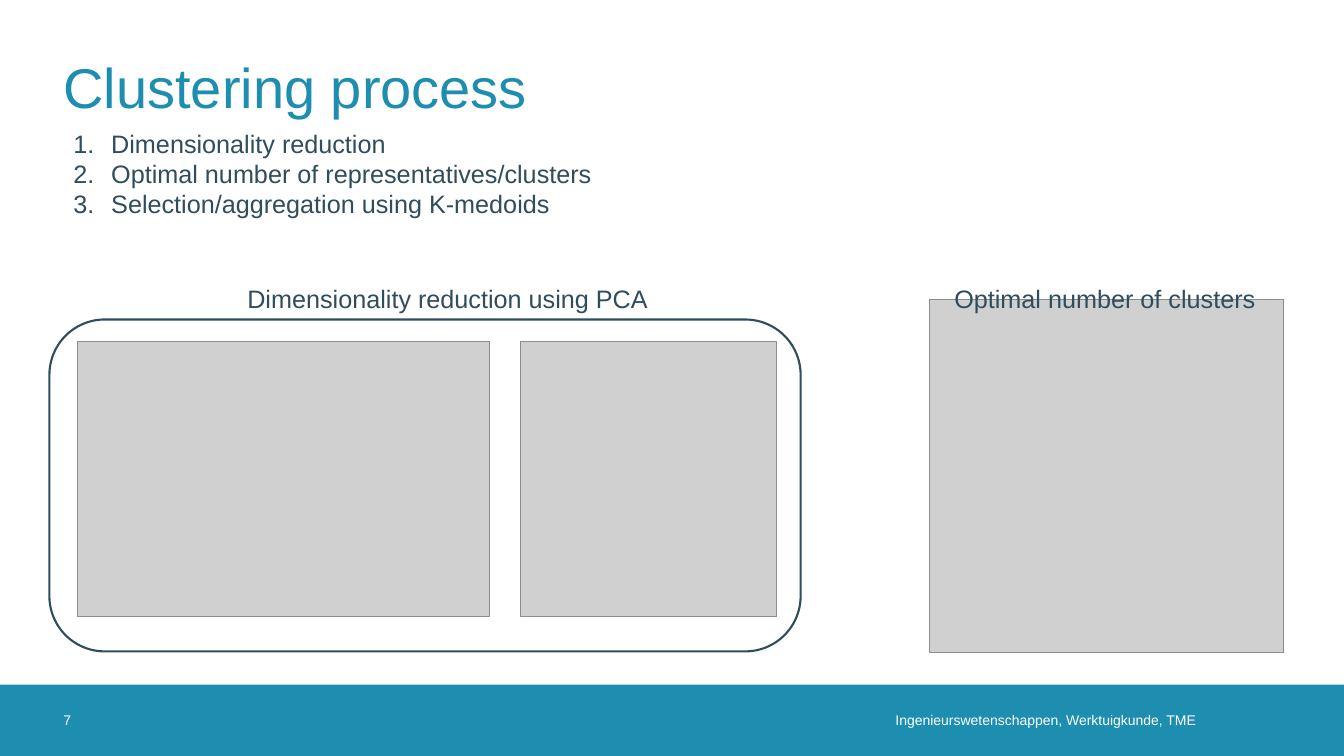
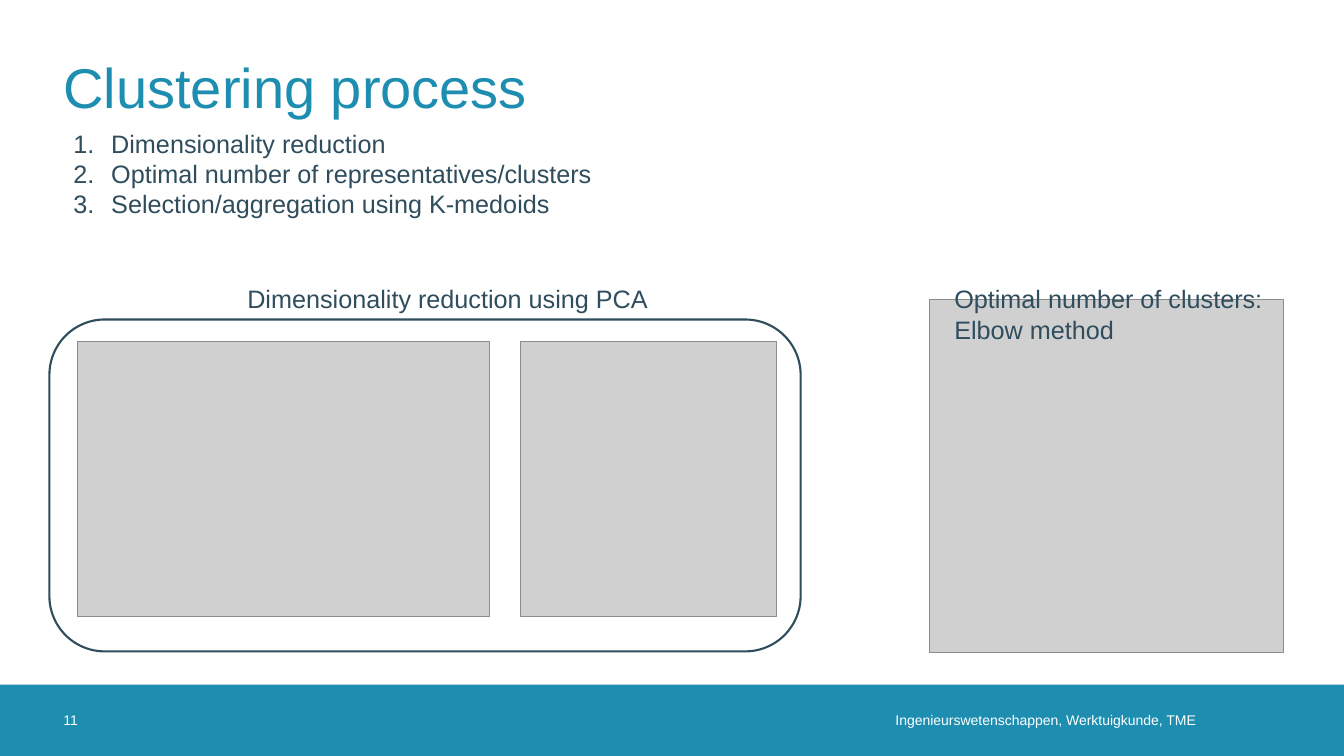
Before and after one commit to erikfilias/JointResearch, a slide deck: slide 11 of 02. Presentations/PresentationGroup.pptx (slide 7 before the commit). Drawn at 1344x756 pixels with LibreOffice and Linux fonts; fonts in the diff are those of the drawing; grey boxes stand for pictures; background and template pictures are left out. Boxes give left, top, right and bottom in pixels: in the first picture for what was removed or moved away, otherwise in the second. Text is boxed around its words. In the diff, an @@ line names an element or a change of style, - is before the commit and + after.

```diff
--- a/02. Presentations/PresentationGroup.pptx
+++ b/02. Presentations/PresentationGroup.pptx
@@ text at bbox=[954, 288, 1262, 339]: text changed @@
-Optimal number of clusters
+Optimal number of clusters:
+Elbow method
@@ page number at bbox=[63, 715, 77, 725]: text changed @@
-7
+11
```
Also in this commit, not shown: 2 other slides changed, 4 slides added.
